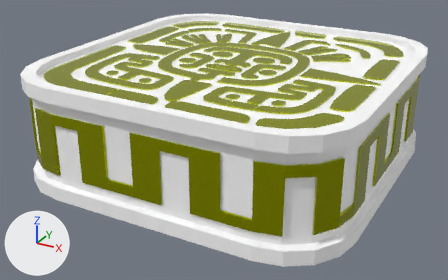
What one commit did to the glTF model area_43/entities/models/tak/Light.gltf.
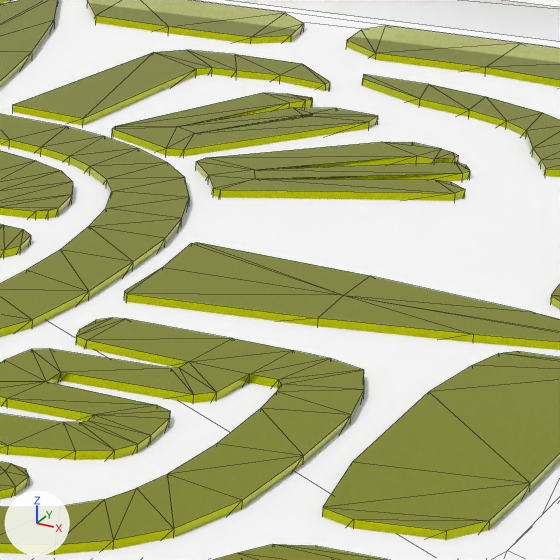
Each version is shown whole from a 50 mm camera at (2.54, -4.86, 2.58) aimed at (-0.04, -0.16, 0.23), then close up on the part from 63% to 81% of the width and 12% to 41% of the height. The axes (+X, +Y, +Z) are drawn at lower left. The lights are the same throughout. The last two pictures show the newer version. The close-ups show mesh edges as thin lines. Where no turn or scale is listed for an object, it has been applied to the vertices. Vertices at exactly the same position are counted once.

Before the edit, the objects in view are built like this:
```python
me_cube = bpy.data.meshes.new('Cube')
me_cube.from_pydata(...)  # 200 vertices, 396 faces; spans x -1.5..1.5, y -1.5..1.5, z 0.0..1.0
me_cube.materials.append(mat_material_001)  # white #ffffff
me_cube_057 = bpy.data.meshes.new('Cube.057')
me_cube_057.from_pydata(...)  # 1896 vertices, 2784 faces; spans x -1.31..1.36, y -1.29..1.38, z -0.03..0.03
me_cube_057.materials.append(mat_material_002)  # yellow #b4bc00
ob_base = bpy.data.objects.new('Base', me_cube)
ob_base.location = (0.0, 0.0, 0.0)
ob_inka_top = bpy.data.objects.new('Inka Top', me_cube_057)
ob_inka_top.location = (-0.021, -0.049, 0.931)
```
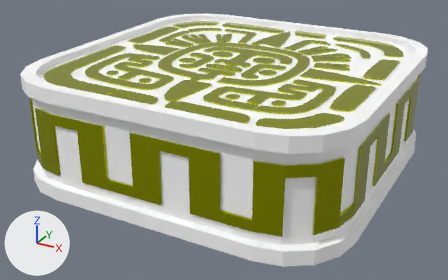
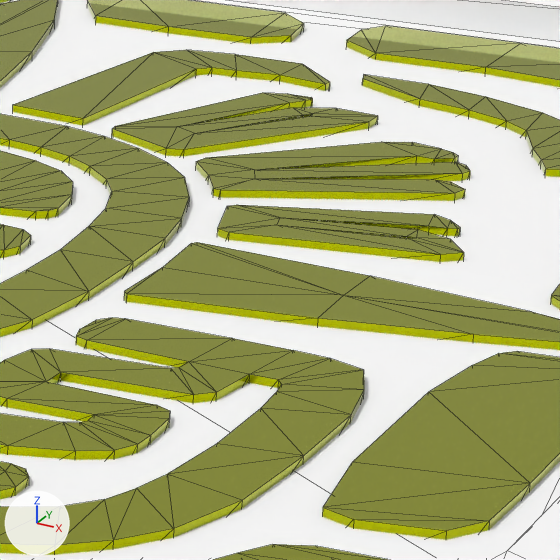
Pixel boxes (x1, y1, x2, y2) of what changed, in the close-ups (560 x 560 px):
part 1 of me_cube_057, added (yellow)
    after: (217, 205, 464, 262)

Diff of the bpy script that builds the scene:
```diff
--- a/area_43/entities/models/tak/Light.gltf.py
+++ b/area_43/entities/models/tak/Light.gltf.py
@@ me_cube_057 @@
 # used by ob_inka_top; location = (-0.021, -0.049, 0.931)
-me_cube_057.from_pydata(...)  # 1896 vertices, 2784 faces; spans x -1.31..1.36, y -1.29..1.38, z -0.03..0.03
+me_cube_057.from_pydata(...)  # 1934 vertices, 2841 faces; spans x -1.31..1.36, y -1.29..1.38, z -0.03..0.03
+# me_cube_057 part 1: the loose piece of 38 vertices spanning x -0.63..-0.37, y 0.58..0.93, z -0.03..0.03 is copied, and the copy is turned -105 degrees about the z axis through its middle, then moved by (1.35, -0.42, 0.0); it spans x 0.67..1.01, y 0.24..0.44, z -0.03..0.03
 me_cube_057.materials.append(mat_material_002)
```
